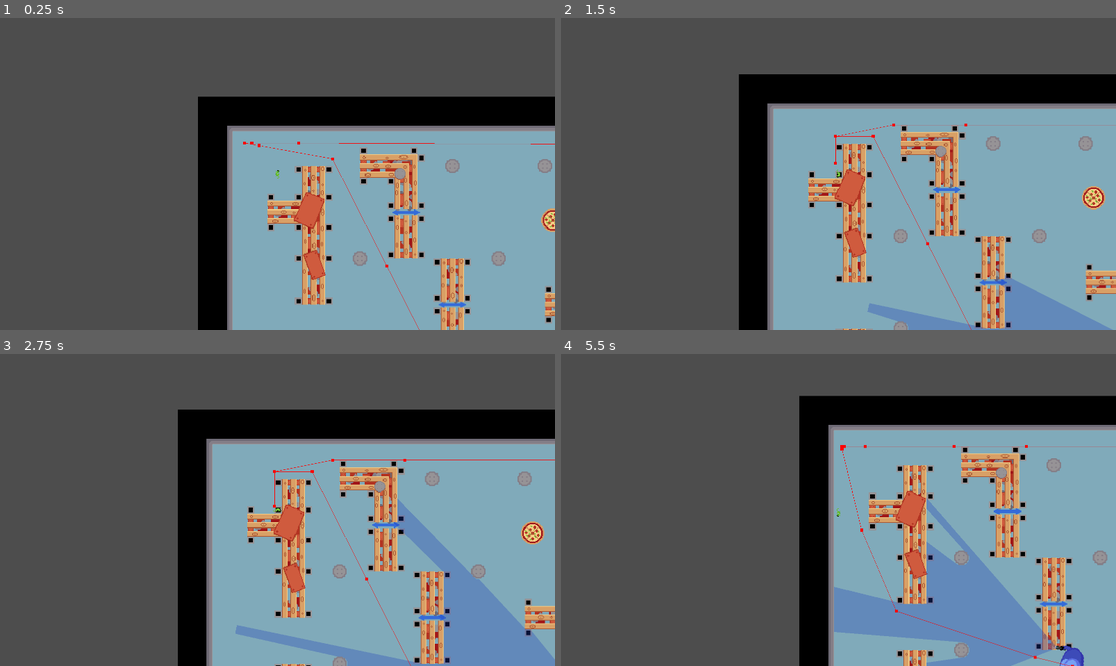
Above: before the commit, frames 1-4 (two rows, left to right).
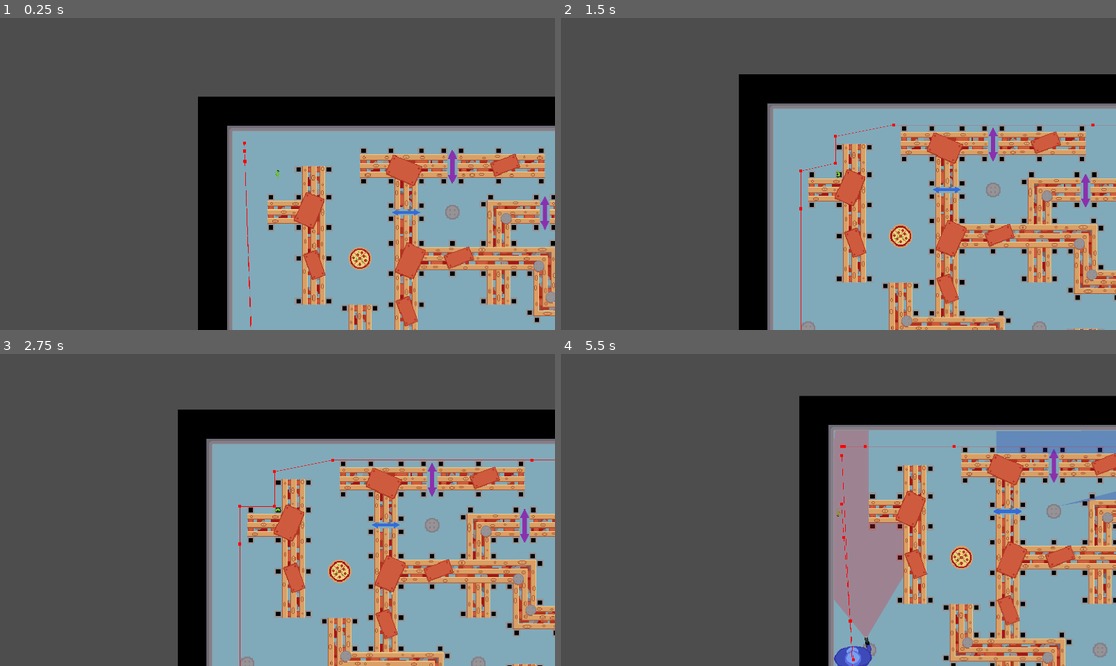
Above: after the commit, the same moments.

Repository: nvbeusekom/GMTK2024
Game: Godot game, scene res://Scenes/main.tscn
Two runs of this game, one before a commit and one after it. Both use one fixed random seed, a clock stepped at 60 frames per second and the inputs below. The engine's default icon, where the game draws it, is replaced by a stand-in: a white triangle on a blue panel in a dark square.
Inputs:
- Up to frame 1 (0.25 s): no input
- Up to frame 2 (1.5 s): tap Enter (emit_sound) at 0.5, 0.6, 1.35 s; hold Right (move_right) 0.53-1.28 s; hold S (move_down) from 1.28 s (still down)
- Up to frame 3 (2.75 s): release S (move_down) at 2.03 s; hold Right (move_right) from 2.03 s (still down); tap Enter (emit_sound) at 2.1 s
- Up to frame 4 (5.5 s): release Right (move_right) at 2.78 s; hold W (move_up) 2.78-3.53 s; tap Enter (emit_sound) every 0.75 s from 2.85 to 5.1 s; hold A (move_left) 3.53-5.03 s; hold S (move_down) from 5.03 s (still down)

The runs differ from the first frame. In frame 1, 10% of the frame differs, in the area x 43-100%, y 39-100%; in frame 2, 13%; in frame 3, 16%; in frame 4, 22%, in the area x 49-100%, y 24-100%.

Commit message:
Ai and sound changes

Diff:
--- a/Player.gd
+++ b/Player.gd
@@ -38,6 +38,8 @@
 			seeker._on_sound_heard(global_position)
 
 	if velocity.length() > 0:
+		if !$AudioStreamPlayer2D.playing:
+			$AudioStreamPlayer2D.play()
 		velocity = velocity.normalized() * SPEED
 		look_at(global_position + velocity)
 		rotation = rotation + deg_to_rad(90)
@@ -50,6 +52,7 @@
 		else:
 			$AnimatedSprite2D.animation = "Walk0"
 	else:
+		$AudioStreamPlayer2D.stop()
 		if score >= threshold3:
 			$AnimatedSprite2D.animation = "Idle3"
 		elif score >= threshold2:
@@ -68,15 +71,15 @@
 	if score >= threshold3:
 		SPEED = 110
 		$CollisionShape2D.scale = Vector2(5,5)
-		get_tree().get_nodes_in_group("camera")[0].set_zoom(Vector2(1,1))
+		get_tree().get_nodes_in_group("camera")[0].set_zoom(Vector2(1.8,1.8))
 	elif score >= threshold2:
 		SPEED = 130
 		$CollisionShape2D.scale = Vector2(3,3)
-		get_tree().get_nodes_in_group("camera")[0].set_zoom(Vector2(1.5,1.5))
+		get_tree().get_nodes_in_group("camera")[0].set_zoom(Vector2(2,2))
 	elif score >= threshold1:
 		SPEED = 160
 		$CollisionShape2D.scale = Vector2(1.7,1.7)
-		get_tree().get_nodes_in_group("camera")[0].set_zoom(Vector2(2,2))
+		get_tree().get_nodes_in_group("camera")[0].set_zoom(Vector2(2.2,2.2))
 	#scale.x += .5
 	#scale.y += .5
 	#get_tree().get_nodes_in_group("camera")[0].set_zoom(get_tree().get_nodes_in_group("camera")[0].get_zoom() * Vector2(.98,.98))
--- a/Scenes/can.gd
+++ b/Scenes/can.gd
@@ -1,15 +1,13 @@
 extends Node2D
 var tippedOver = false
-
+var counter = 0
 # Called when the node enters the scene tree for the first time.
 func _ready() -> void:
 	pass # Replace with function body.
 
-
 # Called every frame. 'delta' is the elapsed time since the previous frame.
 func _process(delta: float) -> void:
 	pass
-
 
 func _on_area_2d_body_entered(body: Node2D) -> void:
 	if body.is_in_group("player") and !tippedOver:
@@ -18,5 +16,11 @@
 			rotation = rotation - deg_to_rad(90)
 			$AnimatedSprite2D.play()
 			tippedOver = true
-			for seeker in get_tree().get_nodes_in_group("seeker"):
+
+
+func _on_animated_sprite_2d_frame_changed() -> void:
+	counter += 1
+	if counter == 3:
+		for seeker in get_tree().get_nodes_in_group("seeker"):
 				seeker._on_sound_heard(global_position)
+		$AudioStreamPlayer2D.play()
--- a/Scenes/can.tscn
+++ b/Scenes/can.tscn
@@ -11,6 +11,7 @@
 [ext_resource type="Texture2D" uid="uid://d4eb60pkj8v58" path="res://Assets/Art/Can8.png" id="8_ttfmo"]
 [ext_resource type="Texture2D" uid="uid://cphgcio84jejv" path="res://Assets/Art/Can9.png" id="9_t2ata"]
 [ext_resource type="Texture2D" uid="uid://c3swl7u8q2pmy" path="res://Assets/Art/Can10.png" id="10_vwnap"]
+[ext_resource type="AudioStream" uid="uid://cnah0a22i31i8" path="res://Assets/Sound&Music/can.wav" id="12_k7c67"]
 
 [sub_resource type="SpriteFrames" id="SpriteFrames_kg57m"]
 animations = [{
@@ -75,4 +76,8 @@
 [node name="CollisionShape2D" type="CollisionShape2D" parent="Area2D"]
 shape = SubResource("CircleShape2D_g46fq")
 
+[node name="AudioStreamPlayer2D" type="AudioStreamPlayer2D" parent="."]
+stream = ExtResource("12_k7c67")
+
+[connection signal="frame_changed" from="AnimatedSprite2D" to="." method="_on_animated_sprite_2d_frame_changed"]
 [connection signal="body_entered" from="Area2D" to="." method="_on_area_2d_body_entered"]
--- a/Scenes/food.tscn
+++ b/Scenes/food.tscn
@@ -1,7 +1,8 @@
-[gd_scene load_steps=4 format=3 uid="uid://x3p0nrlr8igb"]
+[gd_scene load_steps=5 format=3 uid="uid://x3p0nrlr8igb"]
 
 [ext_resource type="Script" path="res://Scripts/food.gd" id="1_tt1p6"]
 [ext_resource type="Texture2D" uid="uid://cg5dnr5gt7b1g" path="res://Assets/Art/Food.png" id="2_tiail"]
+[ext_resource type="AudioStream" uid="uid://onx070wfmtn7" path="res://Assets/Sound&Music/eating.wav" id="3_0skjd"]
 
 [sub_resource type="CircleShape2D" id="CircleShape2D_klq8l"]
 radius = 17.0
@@ -17,4 +18,7 @@
 [node name="CollisionShape2D" type="CollisionShape2D" parent="Area2D"]
 shape = SubResource("CircleShape2D_klq8l")
 
+[node name="AudioStreamPlayer2D" type="AudioStreamPlayer2D" parent="."]
+stream = ExtResource("3_0skjd")
+
 [connection signal="body_entered" from="Area2D" to="." method="_on_area_2d_body_entered"]
--- a/Scenes/level_gen.gd
+++ b/Scenes/level_gen.gd
@@ -10,7 +10,7 @@
 
 var numberOfSeekers = 2
 var numberOfFood = 12
-var numberOfCans = 200
+var numberOfCans = 50
 var food = load("res://Scenes/food.tscn")
 var seeker = load("res://Scenes/seeker.tscn")
 var can = load("res://Scenes/can.tscn")
--- a/Scenes/main.tscn
+++ b/Scenes/main.tscn
@@ -1,11 +1,10 @@
-[gd_scene load_steps=10 format=3 uid="uid://b1gpfj6t7ql4e"]
+[gd_scene load_steps=9 format=3 uid="uid://b1gpfj6t7ql4e"]
 
 [ext_resource type="PackedScene" uid="uid://byn2ddgkgnwh3" path="res://Scenes/player.tscn" id="1_j32e4"]
 [ext_resource type="Script" path="res://Scenes/level_gen.gd" id="1_tdqtp"]
 [ext_resource type="Texture2D" uid="uid://b4afta61bmtjl" path="res://icon.svg" id="1_wx2nf"]
 [ext_resource type="Texture2D" uid="uid://cf7d8rxmkai8y" path="res://Assets/Art/tileset.png" id="3_8ixmp"]
 [ext_resource type="PackedScene" uid="uid://dd321epjv74vk" path="res://Scenes/seeker.tscn" id="3_wllu7"]
-[ext_resource type="PackedScene" uid="uid://x3p0nrlr8igb" path="res://Scenes/food.tscn" id="4_4vvh3"]
 
 [sub_resource type="NavigationPolygon" id="NavigationPolygon_m3c5u"]
 source_geometry_group_name = &"navigation"
@@ -82,8 +81,8 @@
 
 [node name="Main" type="Node2D"]
 script = ExtResource("1_tdqtp")
-width = 50
-height = 50
+width = 20
+height = 20
 
 [node name="Icon" type="Sprite2D" parent="."]
 visible = false
@@ -108,15 +107,6 @@
 position = Vector2(699, 459)
 rotation = 2.56389
 
-[node name="Food" parent="." instance=ExtResource("4_4vvh3")]
-position = Vector2(427, 107)
-
-[node name="Food2" parent="." instance=ExtResource("4_4vvh3")]
-position = Vector2(311, 736)
-
-[node name="Food3" parent="." instance=ExtResource("4_4vvh3")]
-position = Vector2(1233, 633)
-
 [node name="Camera2D" type="Camera2D" parent="." groups=["camera"]]
 visible = false
 position = Vector2(633, 319)
@@ -125,24 +115,3 @@
 [node name="CanvasModulate" type="CanvasModulate" parent="."]
 visible = false
 color = Color(0, 0, 0.301961, 1)
-
-[node name="Food4" parent="." instance=ExtResource("4_4vvh3")]
-position = Vector2(717, 110)
-
-[node name="Food5" parent="." instance=ExtResource("4_4vvh3")]
-position = Vector2(941, 182)
-
-[node name="Food6" parent="." instance=ExtResource("4_4vvh3")]
-position = Vector2(1024, 289)
-
-[node name="Food7" parent="." instance=ExtResource("4_4vvh3")]
-position = Vector2(1137, 420)
-
-[node name="Food8" parent="." instance=ExtResource("4_4vvh3")]
-position = Vector2(1028, 629)
-
-[node name="Food9" parent="." instance=ExtResource("4_4vvh3")]
-position = Vector2(711, 688)
-
-[node name="Food10" parent="." instance=ExtResource("4_4vvh3")]
-position = Vector2(505, 712)
--- a/Scenes/player.tscn
+++ b/Scenes/player.tscn
@@ -9,6 +9,7 @@
 [ext_resource type="Texture2D" uid="uid://cgbiaeoawung8" path="res://Assets/Art/Playersecondsize2.png" id="7_coffj"]
 [ext_resource type="Texture2D" uid="uid://cjno7lqjqf6it" path="res://Assets/Art/Playerthirdsize2.png" id="8_43xs4"]
 [ext_resource type="Texture2D" uid="uid://c24ib0p8cjsco" path="res://Assets/Art/Playerfourthsize2.png" id="9_ua8mn"]
+[ext_resource type="AudioStream" uid="uid://dqn5ab08iah1x" path="res://Assets/Sound&Music/walking2.wav" id="10_2kmkh"]
 
 [sub_resource type="CapsuleShape2D" id="CapsuleShape2D_ygbid"]
 radius = 2.0
@@ -90,7 +91,7 @@
 }],
 "loop": true,
 "name": &"Walk3",
-"speed": 5.0
+"speed": 10.0
 }]
 
 [node name="Player" type="Node2D"]
@@ -103,6 +104,11 @@
 
 [node name="AnimatedSprite2D" type="AnimatedSprite2D" parent="CharacterBody2D"]
 sprite_frames = SubResource("SpriteFrames_fls2j")
-animation = &"Walk0"
-frame = 1
-frame_progress = 0.789208
+animation = &"Walk3"
+
+[node name="AudioListener2D" type="AudioListener2D" parent="CharacterBody2D"]
+current = true
+
+[node name="AudioStreamPlayer2D" type="AudioStreamPlayer2D" parent="CharacterBody2D"]
+stream = ExtResource("10_2kmkh")
+volume_db = -20.0
--- a/Scenes/seeker.tscn
+++ b/Scenes/seeker.tscn
@@ -58,10 +58,14 @@
 wait_time = 3.0
 one_shot = true
 
+[node name="unreachableWait" type="Timer" parent="CharacterBody2D"]
+one_shot = true
+
 [connection signal="body_entered" from="CharacterBody2D/VisionCone2D/VisionConeArea" to="CharacterBody2D" method="_on_vision_cone_area_body_entered"]
 [connection signal="body_exited" from="CharacterBody2D/VisionCone2D/VisionConeArea" to="CharacterBody2D" method="_on_vision_cone_area_body_exited"]
 [connection signal="timeout" from="CharacterBody2D/autopathIdle" to="CharacterBody2D" method="_on_autopath_idle_timeout"]
 [connection signal="timeout" from="CharacterBody2D/soundWait" to="CharacterBody2D" method="_on_sound_wait_timeout"]
 [connection signal="timeout" from="CharacterBody2D/seenWait" to="CharacterBody2D" method="_on_seen_wait_timeout"]
+[connection signal="timeout" from="CharacterBody2D/unreachableWait" to="CharacterBody2D" method="_on_unreachable_wait_timeout"]
 
 [editable path="CharacterBody2D/VisionCone2D"]
--- a/Scripts/Seeker.gd
+++ b/Scripts/Seeker.gd
@@ -9,6 +9,8 @@
 
 @onready var rot_start = rotation
 @onready var original_color = vision_renderer.color if vision_renderer else Color.WHITE
+
+var rng = RandomNumberGenerator.new()
 var goal
 var targetPos = Vector2(0,0)
 var lastKnownPos = Vector2(0,0)
@@ -43,11 +45,8 @@
 		$soundWait.start()
 
 	$NavigationAgent2D.set_target_position(targetPos)
-	if !$NavigationAgent2D.is_target_reachable():
-		soundHeard = false
-		playerSeen = false
-		vision_renderer.color = original_color
-		randomPath()
+	if !$NavigationAgent2D.is_target_reachable() and $unreachableWait.time_left == 0:
+		$unreachableWait.start()
 	movement_delta = movement_speed * delta
 	var next_path_position: Vector2 = $NavigationAgent2D.get_next_path_position()
 	var current_agent_position: Vector2 = global_position
@@ -67,7 +66,7 @@
 	if body.is_in_group("player"):
 		vision_renderer.color = alert_color
 		playerSeen = true
-		movement_speed = 120
+		movement_speed = 150
 		$seenWait.stop()
 	#start pathfinding
 
@@ -82,7 +81,7 @@
 		$soundWait.stop()
 		vision_renderer.color = sound_color
 		soundHeard = true
-		movement_speed = 80
+		movement_speed = 110
 		targetPos = soundOrigin
 		$NavigationAgent2D.set_target_position(targetPos)
 		if !$NavigationAgent2D.is_target_reachable():
@@ -94,18 +93,31 @@
 func randomPath():
 	if !playerSeen and !soundHeard:
 		var eligibleList = []
+		var tpList = []
 		for cell in get_tree().get_nodes_in_group("navigation")[0].get_used_cells_by_id(0,Vector2i(3,2)):
+			if (get_tree().get_nodes_in_group("navigation")[0].map_to_local(cell) - get_tree().get_nodes_in_group("player")[0].global_position).length() > 500:
+				tpList.append(cell)
 			eligibleList.append(cell)
-			targetPos = get_tree().get_nodes_in_group("navigation")[0].map_to_local(eligibleList.pick_random())
+		if (get_tree().get_nodes_in_group("player")[0].global_position - global_position).length() > 500 and (get_tree().get_nodes_in_group("player")[0].global_position - global_position).length() < 800: # and rng.randf_range(0,10) > 5
+			global_position = get_tree().get_nodes_in_group("navigation")[0].map_to_local(tpList.pick_random())
+			print("teleport")
+		targetPos = get_tree().get_nodes_in_group("navigation")[0].map_to_local(eligibleList.pick_random())
 
 func _on_seen_wait_timeout() -> void:
 	vision_renderer.color = original_color
 	playerSeen = false
 	stillFollowing = false
-	movement_speed = 50
+	movement_speed = 80
 	randomPath()
 
 func _on_sound_wait_timeout() -> void:
 	soundHeard = false
-	movement_speed = 50
+	movement_speed = 80
 	randomPath()
+
+
+func _on_unreachable_wait_timeout() -> void:
+	soundHeard = false
+	playerSeen = false
+	vision_renderer.color = original_color
+	randomPath()
--- a/Scripts/food.gd
+++ b/Scripts/food.gd
@@ -14,4 +14,6 @@
 func _on_area_2d_body_entered(body):
 	if body.has_method("_on_food_touch"):
 		body._on_food_touch(1)
-		queue_free()
+		$AudioStreamPlayer2D.play()
+		$Sprite2D.queue_free()
+		$Area2D.queue_free()
Not shown, added: Assets/Sound&Music/can.wav.import
Not shown, added: Assets/Sound&Music/eating.wav.import
Not shown, added: Assets/Sound&Music/walking.wav.import
Not shown, added: Assets/Sound&Music/walking2.wav.import
Not shown: 1 places in Scenes/can.tscn that only renumber resources
Not shown: 1 places in Scenes/player.tscn that only renumber resources
Not shown, added: Assets/Sound&Music/can.wav
Not shown, added: Assets/Sound&Music/eating.wav
Not shown, added: Assets/Sound&Music/walking.wav
Not shown, added: Assets/Sound&Music/walking2.wav
